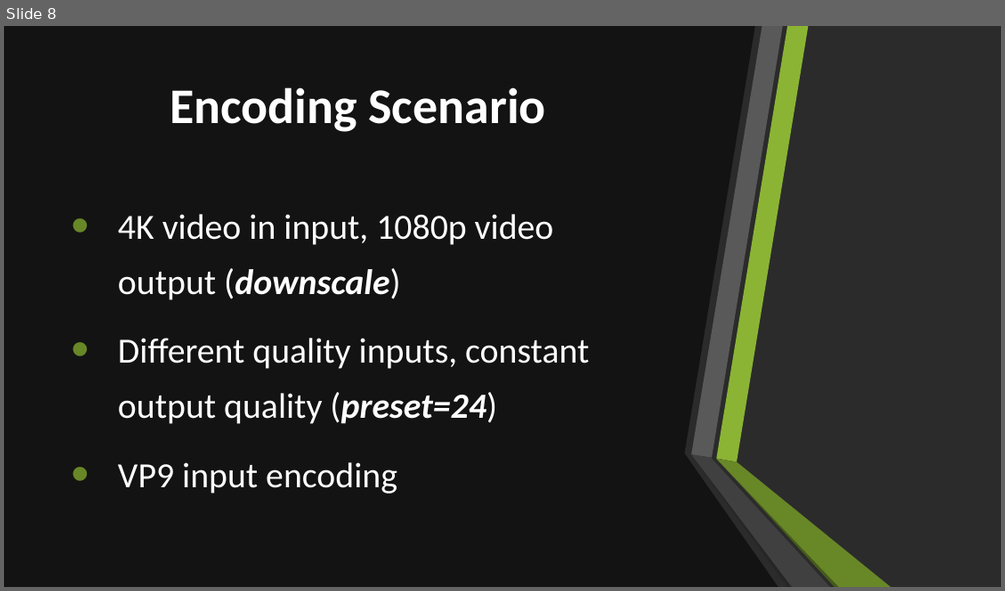
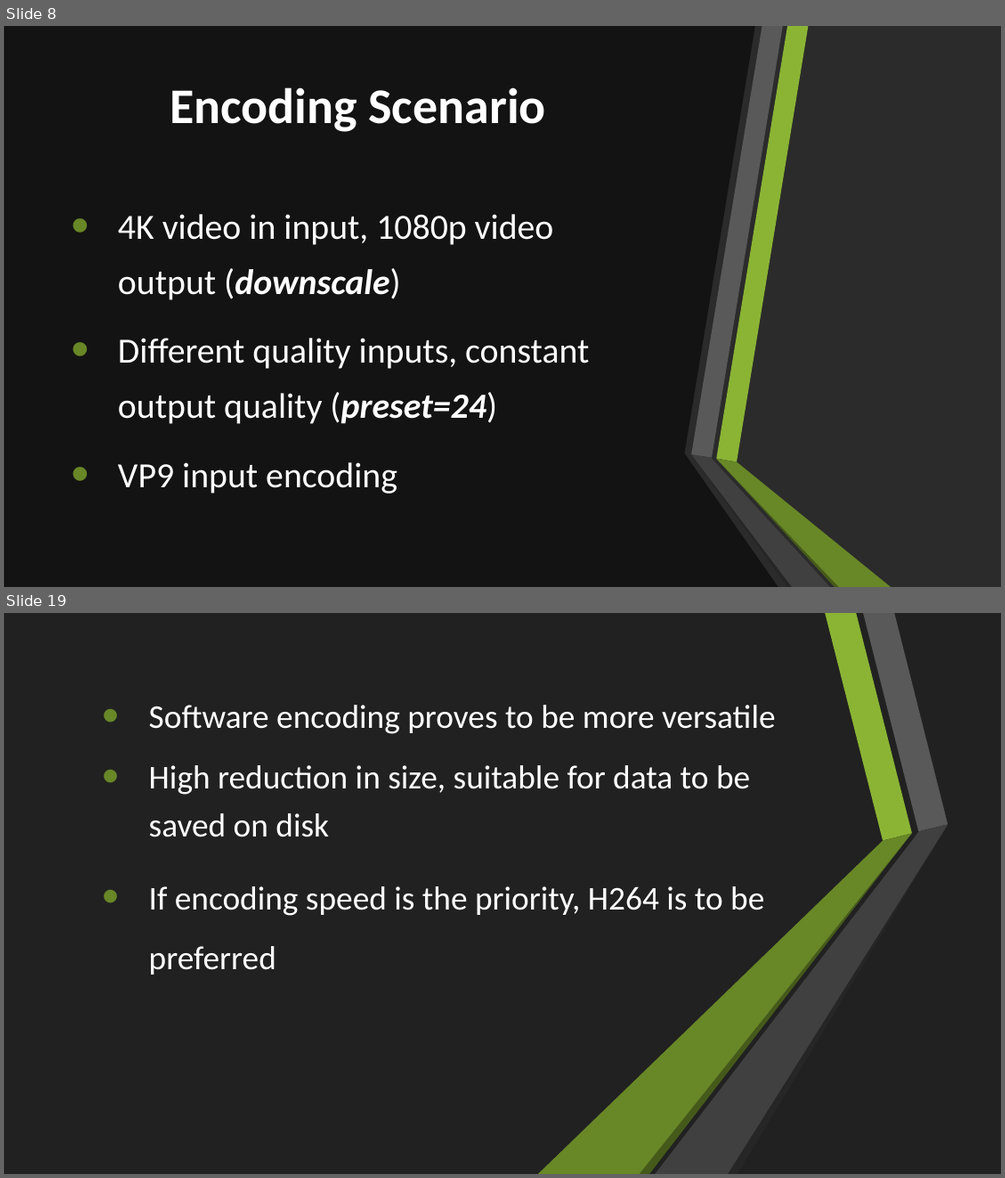
Before and after one commit to Rijndael99/encoding_bench, a slide deck: presentation.pptx. Shown one above the other, each under a label of ours: slide 8 before the commit, slides 8 and 19 after it; the slides between them are not shown. The pictures are 1005x591 and 1005x1178 pixels, drawn with LibreOffice and Linux fonts; fonts in the diff are those of the drawing; background and template pictures are left out; a plain dark background stands for a picture behind light text. Boxes give left, top, right and bottom in pixels: in the first picture for what was removed or moved away, otherwise in the second. Text is boxed around its words. In the diff, an @@ line names an element or a change of style, - is before the commit and + after.

```diff
--- a/presentation.pptx
+++ b/presentation.pptx
@@ slide 19 added at (4,613,1001,1174), background #212121; not listed: 3 template elements that a slide beside it also shows @@
@@ rectangle added at (4,613,1001,1174), fill #212121 @@
@@ freeform shape added at (16,613,107,1045), fill #FFFFFF @@
@@ text added at (149,705,776,974), 32 pt, text #FFFFFF @@
+  • Software encoding proves to be more versatile
+  • High reduction in size, suitable for data to be saved on disk
+  • If encoding speed is the priority, H264 is to be
+    preferred
@@ group added at (538,613,948,1174): 6 freeform shapes @@
@@ freeform shape added at (16,1041,116,1174), fill #FFFFFF @@
@@ freeform shape added at (16,1041,154,1174), fill #FFFFFF @@
```
Also in this commit, not shown: 5 slides changed, 7 other slides added.
